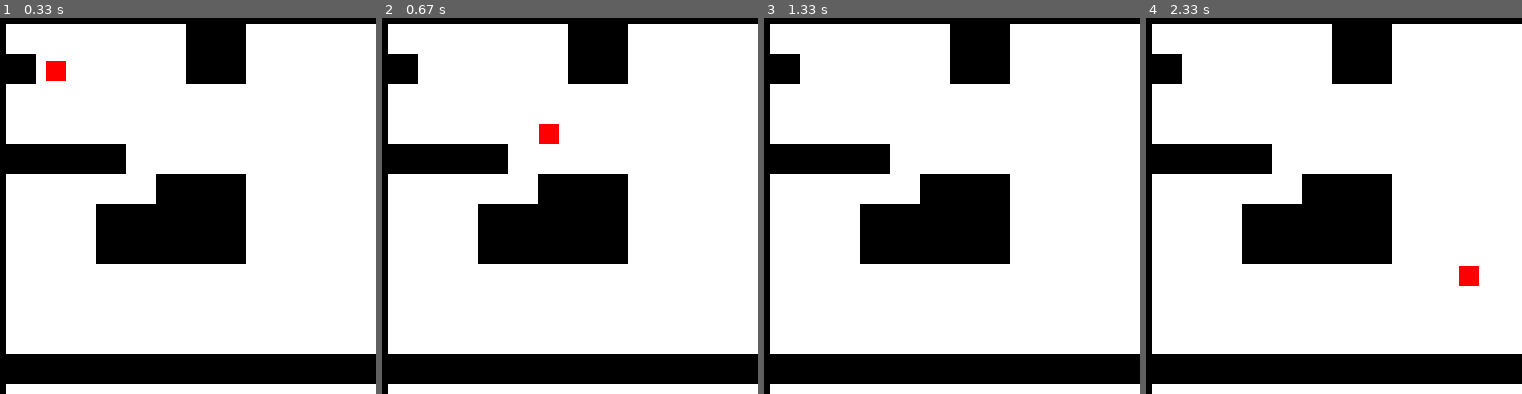
Above: before the commit, frames 1-4 (left to right).
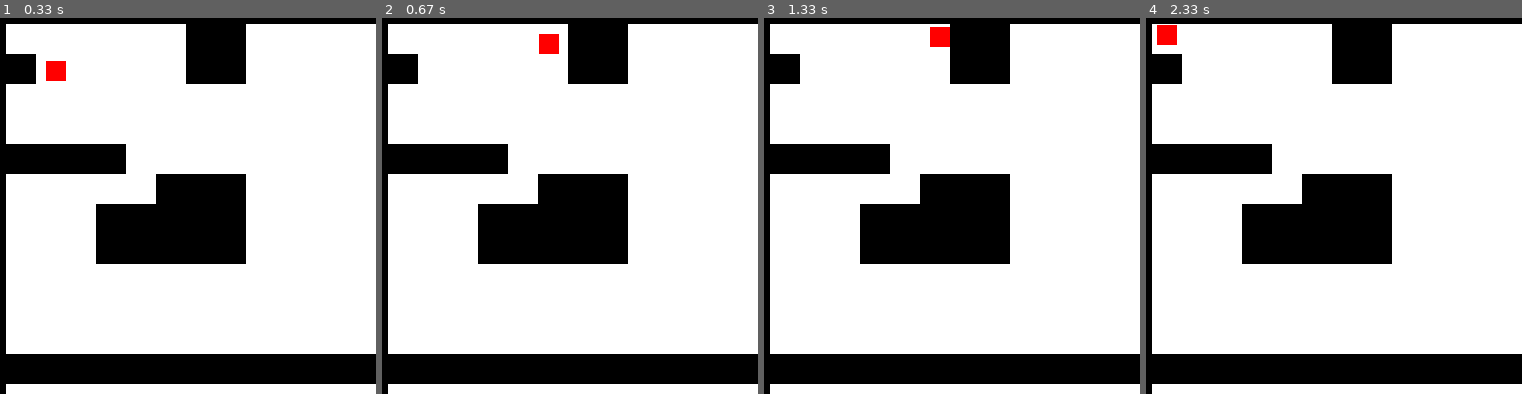
Above: after the commit, the same moments.

Repository: jshin92/pygame-platformer
Game: pygame game, started from game.py
Two runs of this game, one before a commit and one after it. Both use one fixed random seed, a clock stepped at 60 frames per second and the inputs below.
Inputs:
- Up to frame 1 (0.33 s): no input
- Up to frame 2 (0.67 s): hold Space from 0.33 s (still down); hold Right from 0.33 s (still down)
- Up to frame 3 (1.33 s): release Space at 0.8 s; release Right at 0.8 s; hold Right 0.83-1.3 s; tap Space at 0.9, 1.2 s
- Up to frame 4 (2.33 s): hold Right 1.33-1.8 s; tap Space at 1.4, 1.7, 1.9, 2.2 s; hold Left from 1.83 s (still down)

Frame 1 is identical in both runs. In frame 2, 0.6% of the frame differs, in the area x 41-48%, y 4-34%; in frame 3, 0.3%; in frame 4, 0.6%.

Commit message:
got jumping working. All directions functional

Diff:
--- a/Player.py
+++ b/Player.py
@@ -30,54 +30,53 @@
         return self.tile_map.tiles[first_tile[0]][first_tile[1]] != 0 and \
                self.tile_map.tiles[second_tile[0]][second_tile[1]] != 0
 
-    # returns corners in order of:
-    # top_left, top_right, bot_left, bot_right
-    def calculate_corners(self, dir, projected_x, projected_y):
-        if dir == "UPDOWN":
-            projected_dir = projected_y
-        elif dir == "LEFTRIGHT":
-            projected_dir = projected_x
 
-        top_left = [int(projected_dir / self.tile_map.tile_height),
-                    int(self.x / self.tile_map.tile_width)]
+    # returns the top right and bot right tiles used for collision checking
+    def get_right_collisions(self, projected_x):
+        return [[int((self.y + 1)/self.tile_map.tile_height),
+                 int((projected_x + self.width + 1)/self.tile_map.tile_width)],
+                [int((self.y + self.height - 1)/self.tile_map.tile_height),
+                 int((projected_x + self.width + 1)/self.tile_map.tile_width)]]
 
-        top_right = [int(projected_dir / self.tile_map.tile_height),
-                     int((self.x + self.width) / self.tile_map.tile_width)]
+    # returns the bot left and top left tiles used for collision checking
+    def get_left_collisions(self, projected_x):
+        return [[int((self.y + self.height - 1)/self.tile_map.tile_height),
+                 int((projected_x - 1)/self.tile_map.tile_width)],
+                [int((self.y + 1)/self.tile_map.tile_height),
+                 int((projected_x - 1)/self.tile_map.tile_width)]]
 
-        bot_left = [int((projected_dir + self.height) / self.tile_map.tile_height),
-                    int(self.x / self.tile_map.tile_width)]
+    # returns the top left and top right tiles used for checking if the
+    # left side of the player is hitting a tile
+    def get_up_collisions(self, projected_y):
+        return [[int((projected_y - 1)/self.tile_map.tile_height),
+                int((self.x + 1)/self.tile_map.tile_width)],
+                [int((projected_y - 1)/self.tile_map.tile_height),
+                int((self.x + self.width - 1)/self.tile_map.tile_width)]]
 
-        bot_right = [int((projected_dir + self.height) / self.tile_map.tile_height),
-                     int((self.x + self.width) / self.tile_map.tile_width)]
-
-        return top_left, top_right, bot_left, bot_right
-
-    # returns [row, col] of block to right of player
-    def get_block_to_right(self, projected_x):
-        return [int((self.y + self.height - 1)/self.tile_map.tile_height),
-                int((projected_x + self.width + 1)/self.tile_map.tile_width)]
-
-    # returns [row, col] of block bottom left of player
-    def get_bot_left(self, projected_x):
-        return [int((self.y + self.height - 1)/self.tile_map.tile_height),
-                int((projected_x - 1)/self.tile_map.tile_width)]
-
-    # returns [row, col] of block top left of player
-    def get_top_left(self, projected_x):
-        return [int((self.y + 1)/self.tile_map.tile_height),
-                int((projected_x - 1)/self.tile_map.tile_width)]
+    # returns bot left, bot right
+    def get_down_collisions(self, projected_y):
+        return [[int((projected_y + self.height + 1)/self.tile_map.tile_height),
+                 int((self.x + 1)/self.tile_map.tile_width)],
+                [int((projected_y + self.height + 1)/self.tile_map.tile_height),
+                 int((self.x + self.width - 1)/self.tile_map.tile_width)]]
 
     def update(self):
         self.y_velo += self.gravity
         ## check for collision w/ respect to y direction
         # going up (jumping)
-        # TODO: DO GOING UP LOGIC!
         if self.y_velo < 0:
-            pass
+            projected_y = self.y + self.y_velo
+            top_left, top_right = self.get_up_collisions(projected_y)
+            if self.both_tiles_clear(top_left, top_right):
+                self.y = projected_y
+            else:
+                self.y += (1 + top_left[0]) * self.tile_map.tile_height - self.y
+                self.y_velo = 0
+
         # going down
         else:
             projected_y = self.y + self.y_velo
-            _, _, bot_left, bot_right = self.calculate_corners("UPDOWN", 0, projected_y)
+            bot_left, bot_right = self.get_down_collisions(projected_y)
 
             # only fall down if both tiles below player are blank
             if self.both_tiles_clear(bot_left, bot_right):
@@ -94,20 +93,19 @@
         # going right
         if self.x_velo > 0:
             projected_x = self.x + self.x_velo
-            right_block = self.get_block_to_right(projected_x)
+            top_right, bot_right = self.get_right_collisions(projected_x)
             # can move to the right as long as there is no tile blocking the player
-            if self.tile_map.tiles[right_block[0]][right_block[1]] != 0:
+            if self.both_tiles_clear(top_right, bot_right) != 0:
                 self.x += self.x_velo
             # can't move the projected distance due to a wall, so move as far as possible (delta)
             else:
-                self.x += right_block[1] * self.tile_map.tile_width - self.x - self.width
+                self.x += top_right[1] * self.tile_map.tile_width - self.x - self.width
                 self.x_velo = 0
         # going left
         elif self.x_velo < 0:
             projected_x = self.x + self.x_velo
-            bot_left = self.get_bot_left(projected_x)
-            top_left = self.get_top_left(projected_x)
-            if self.tile_map.tiles[bot_left[0]][bot_left[1]] != 0 and self.tile_map.tiles[top_left[0]][top_left[1]] != 0:
+            bot_left, top_left = self.get_left_collisions(projected_x)
+            if self.both_tiles_clear(bot_left, top_left):
                 self.x += self.x_velo
             else:
                 self.x += (bot_left[1] + 1) * self.tile_map.tile_width - self.x
--- a/game.py
+++ b/game.py
@@ -27,6 +27,8 @@
                 player.x_accel -= 3
             elif event.key == pygame.K_RIGHT:
                 player.x_accel += 3
+            elif event.key == pygame.K_SPACE:
+                player.y_velo = -12
         elif event.type == pygame.KEYUP:
             if event.key == pygame.K_LEFT:
                 player.x_accel = 0
